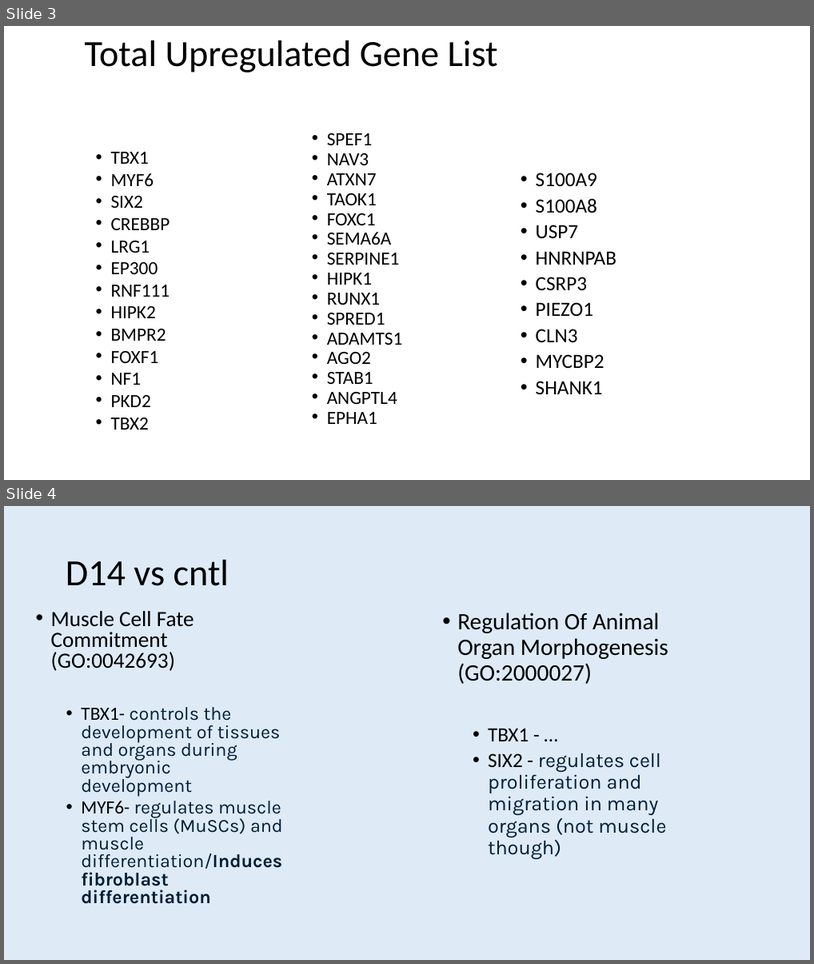
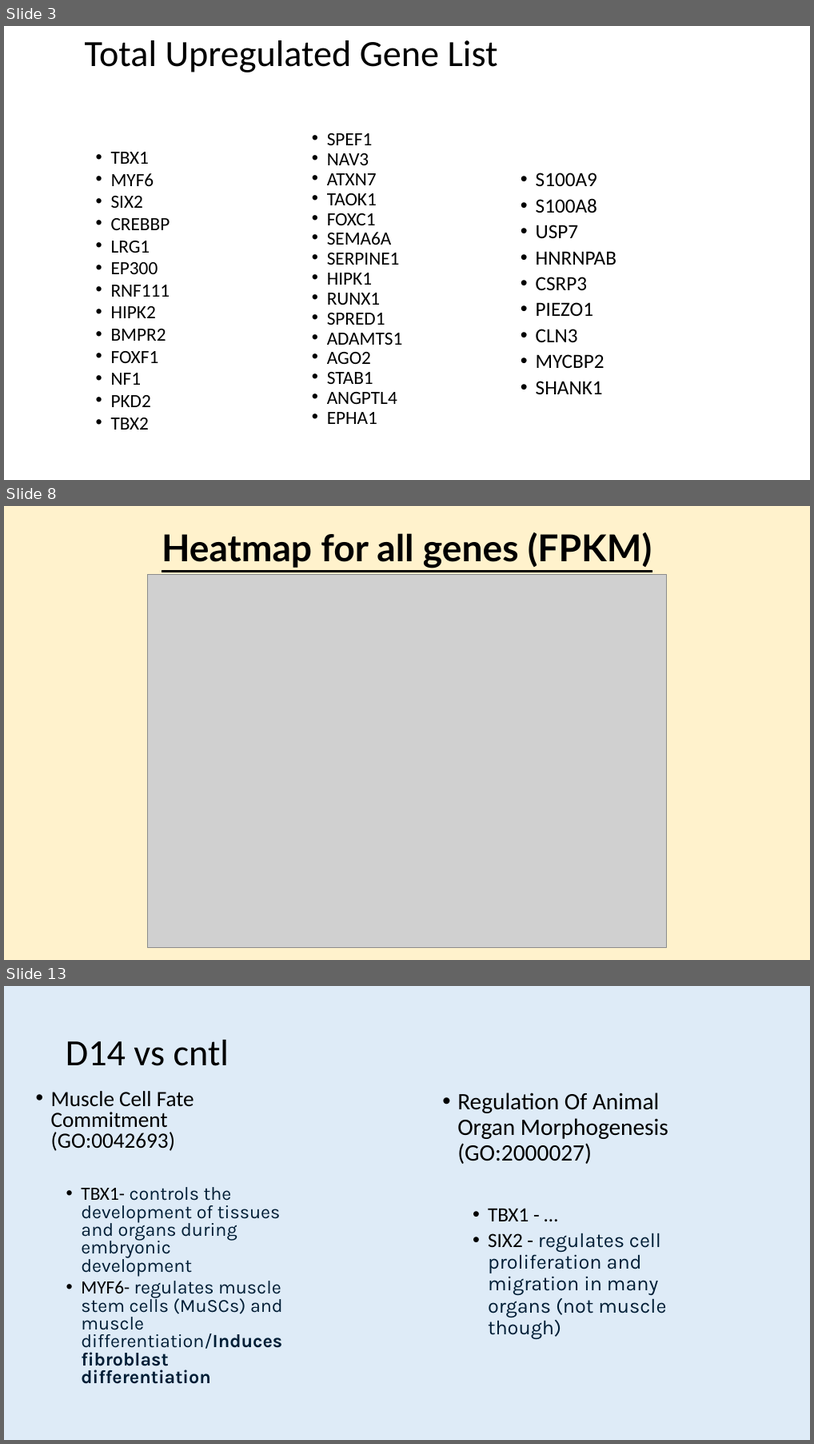
Before and after one commit to zbates1/Owens-Lab-RNASeq, a slide deck: Col1GFP_Sepsis/DEG analysis.pptx. Shown one above the other, each under a label of ours: slides 3 and 4 before the commit, slides 3, 8 and 13 after it; the slides between them are not shown. The pictures are 814x964 and 814x1444 pixels, drawn with LibreOffice and Linux fonts; fonts in the diff are those of the drawing; grey boxes stand for pictures. Boxes give left, top, right and bottom in pixels: in the first picture for what was removed or moved away, otherwise in the second. Text is boxed around its words. In the diff, an @@ line names an element or a change of style, - is before the commit and + after.

```diff
--- a/Col1GFP_Sepsis/DEG analysis.pptx
+++ b/Col1GFP_Sepsis/DEG analysis.pptx
@@ slide 8 added at (4,506,810,960), background #FFF2CC @@
@@ title added at (162,532,652,568), 44 pt, text #000000, bold, underline @@
+Heatmap for all genes (FPKM)
@@ picture added at (147,574,666,947) @@
@@ what was slide 4 is now slide 13 @@
```
Also in this commit, not shown: 8 other slides added, 4 other files.
